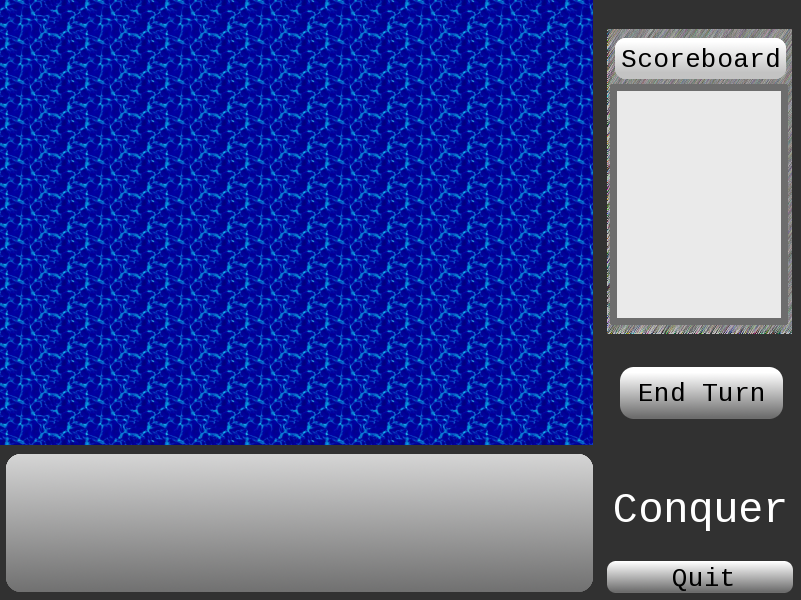
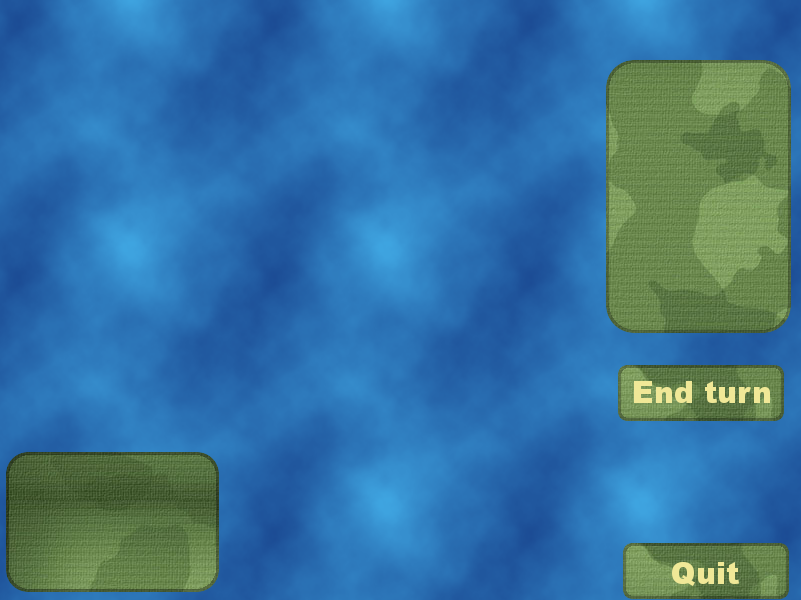
Layered file, before and after one edit (801 × 600). Changes by layer:
removed layer "log" over [6, 454, 593, 592]
removed layer "Scoreboard" over [622, 48, 779, 67]
hid "Nova camada", blend normal → hue, moved it above "End turn", painted on it over [0, 0, 593, 445]
removed layer "Conquer" over [615, 494, 785, 531]
renamed "quit" to "End turn", moved it above "Quit", painted on it over [607, 381, 793, 593]
removed layer "End Turn" over [640, 382, 763, 401]
removed layer "endturn" over [620, 367, 783, 419]
removed layer "score" over [607, 29, 792, 334]
painted on "Quit" over [672, 562, 739, 591]
added layer "ScoreBoard" above "BG2" over [6, 60, 791, 599]
added layer "BG2" above "Water2" over [0, 0, 801, 600]
renamed "back" to "Water2", hid it, painted on it over [0, 0, 801, 600]
hid "Fundo", painted on it over [0, 0, 800, 600]
